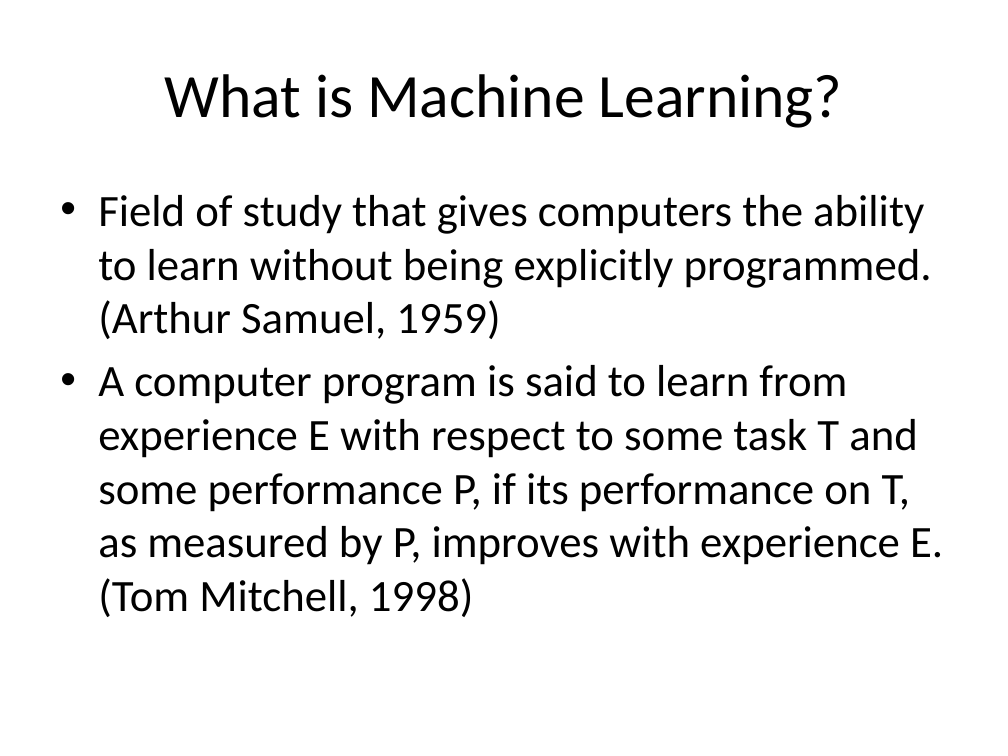
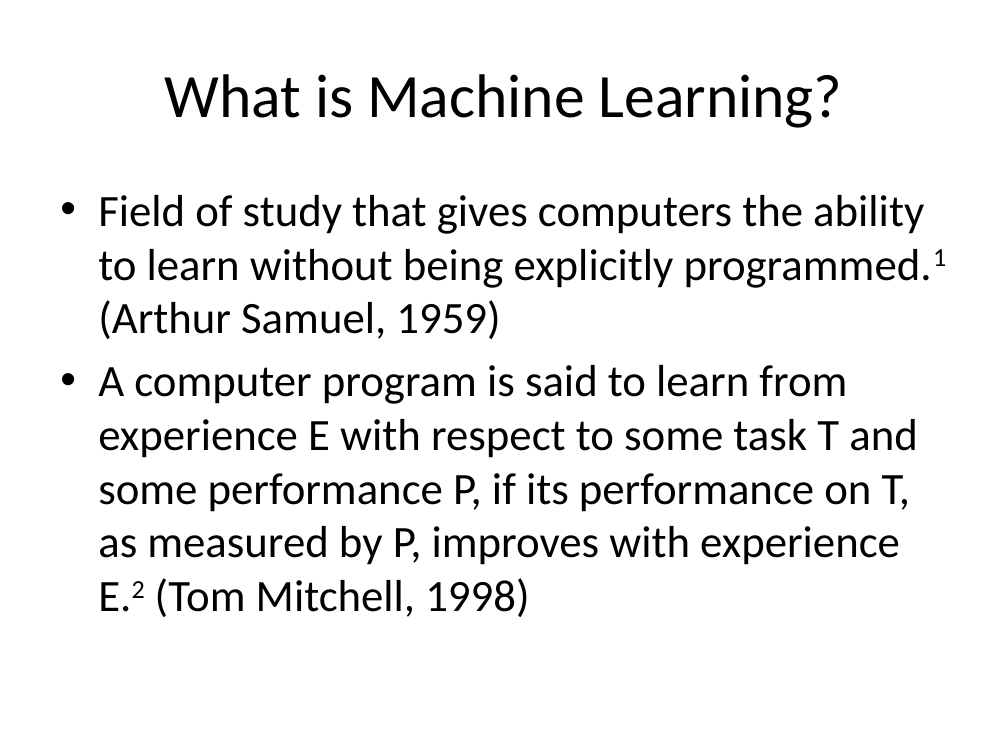
Before and after one commit to WendaZ/PyCharm_data, a slide deck: slide 2 of Machine Learning in Medical Imaging.pptx. Drawn at 1008x756 pixels with LibreOffice and Linux fonts; fonts in the diff are those of the drawing. Boxes give left, top, right and bottom in pixels: in the first picture for what was removed or moved away, otherwise in the second. Text is boxed around its words. In the diff, an @@ line names an element or a change of style, - is before the commit and + after.

```diff
--- a/Machine Learning in Medical Imaging.pptx
+++ b/Machine Learning in Medical Imaging.pptx
@@ text at <box>98,195,946,617</box>: text changed @@
-• Field of study that gives computers the ability to learn without being explicitly programmed. (Arthur Samuel, 1959)
-• A computer program is said to learn from experience E with respect to some task T and some performance P, if its performance on T, as measured by P, improves with experience E. (Tom Mitchell, 1998)
+• Field of study that gives computers the ability to learn without being explicitly programmed.1 (Arthur Samuel, 1959)
+• A computer program is said to learn from experience E with respect to some task T and some performance P, if its performance on T, as measured by P, improves with experience E.2 (Tom Mitchell, 1998)
```
Also in this commit, not shown: 4 other slides changed, 7 slides added.
